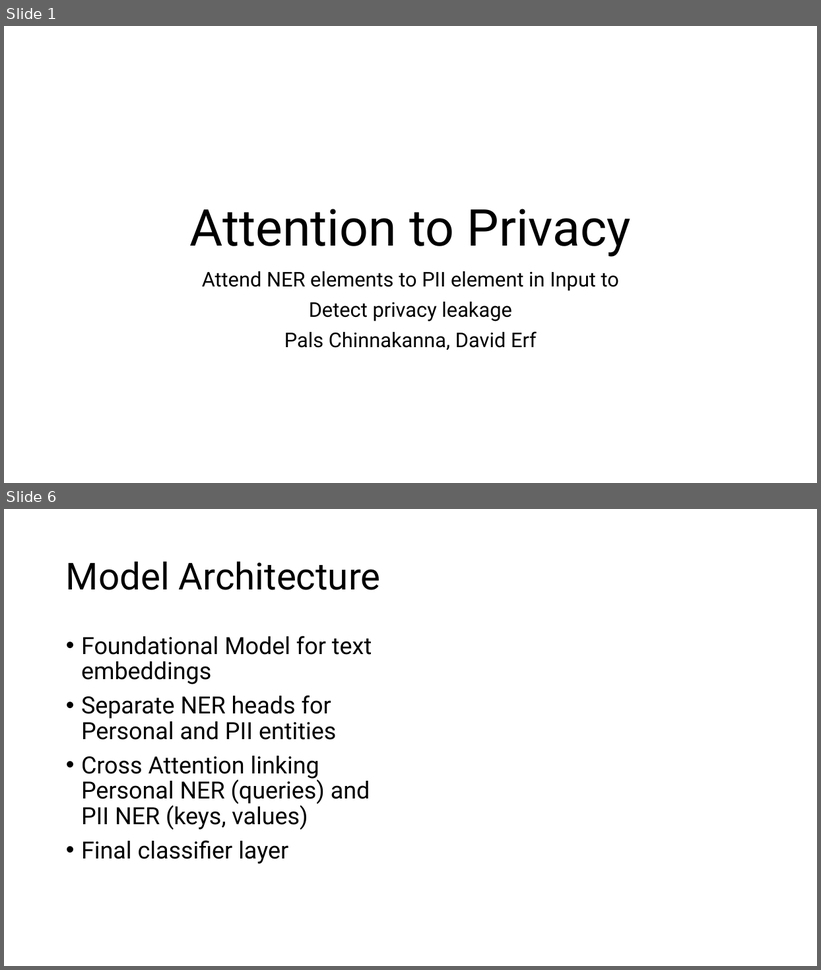
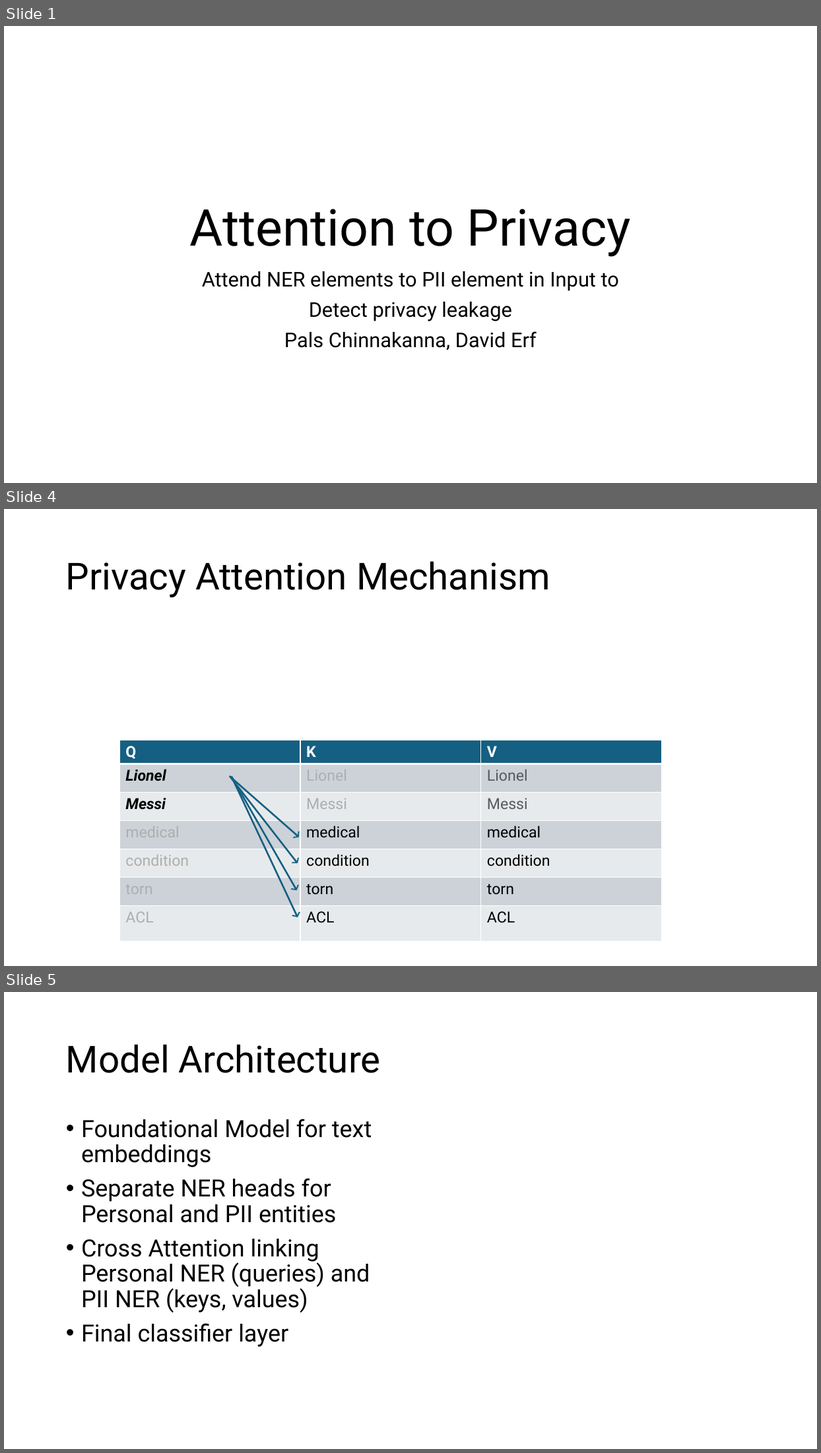
Before and after one commit to pals-ucb/privacy-ner-att, a slide deck: docs/final_presentation.pptx. Shown one above the other, each under a label of ours: slides 1 and 6 before the commit, slides 1, 4 and 5 after it; the slides between them are not shown. The pictures are 821x970 and 821x1453 pixels, drawn with LibreOffice and Linux fonts; fonts in the diff are those of the drawing; grey boxes stand for pictures. Boxes give left, top, right and bottom in pixels: in the first picture for what was removed or moved away, otherwise in the second. Text is boxed around its words. In the diff, an @@ line names an element or a change of style, - is before the commit and + after.

```diff
--- a/docs/final_presentation.pptx
+++ b/docs/final_presentation.pptx
@@ slide 4 added at (4, 509, 817, 966), background #FFFFFF @@
@@ title added at (66, 561, 550, 597), 44 pt, text #000000 @@
+Privacy Attention Mechanism
@@ table added at (120, 740, 661, 942), 7 rows, 3 columns @@
+Q | K | V
+Lionel | Lionel | Lionel
+Messi | Messi | Messi
+medical | medical | medical
+condition | condition | condition
+torn | torn | torn
+ACL | ACL | ACL
@@ arrow added from (230, 776) to (299, 837), #156082 2 pt @@
@@ arrow added from (230, 778) to (298, 863), #156082 2 pt @@
@@ arrow added from (232, 777) to (297, 891), #156082 2 pt @@
@@ arrow added from (232, 778) to (298, 918), #156082 2 pt @@
@@ what was slide 6 is now slide 5 @@
```
Also in this commit, not shown: 3 slides changed, 2 other slides added, 3 slides removed.
